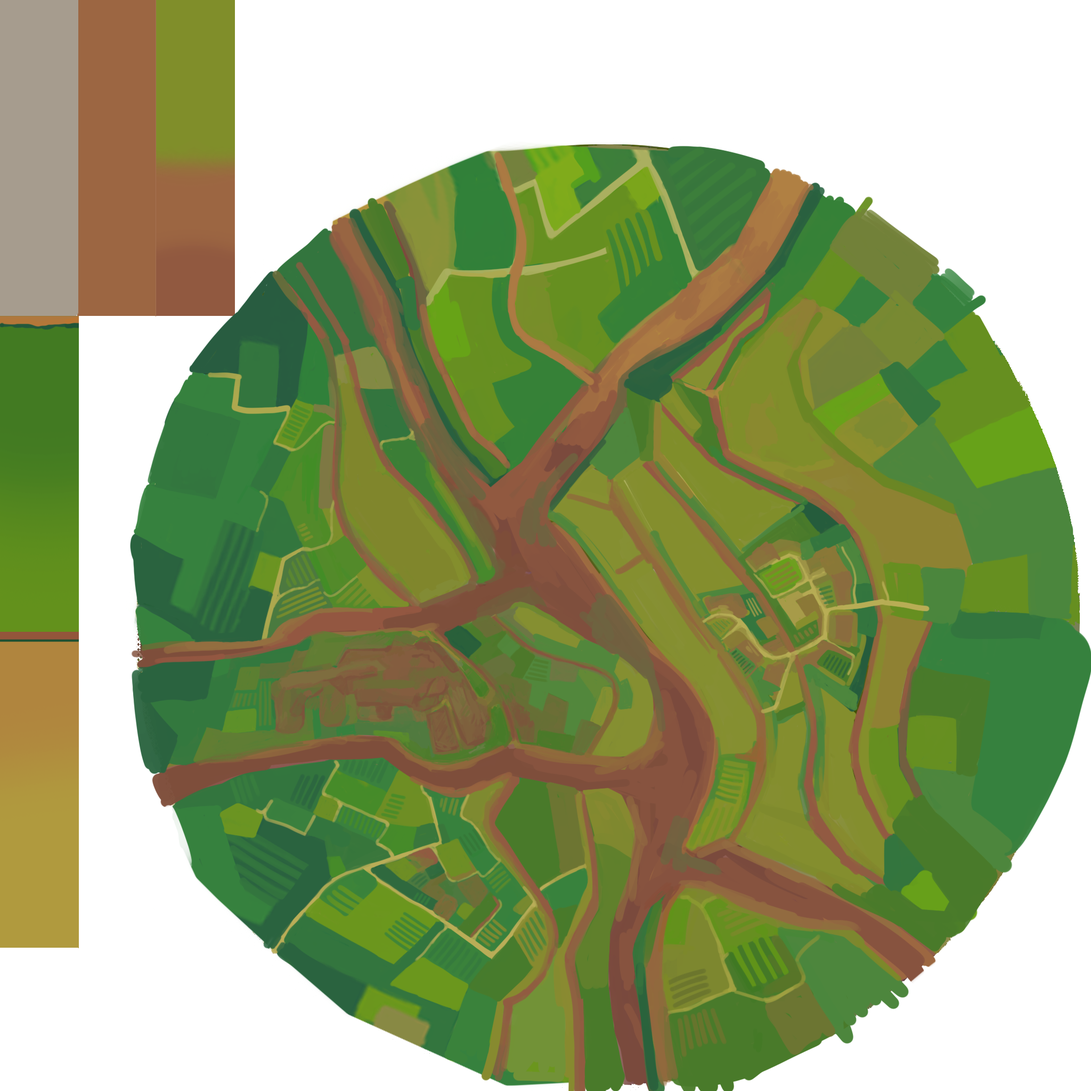
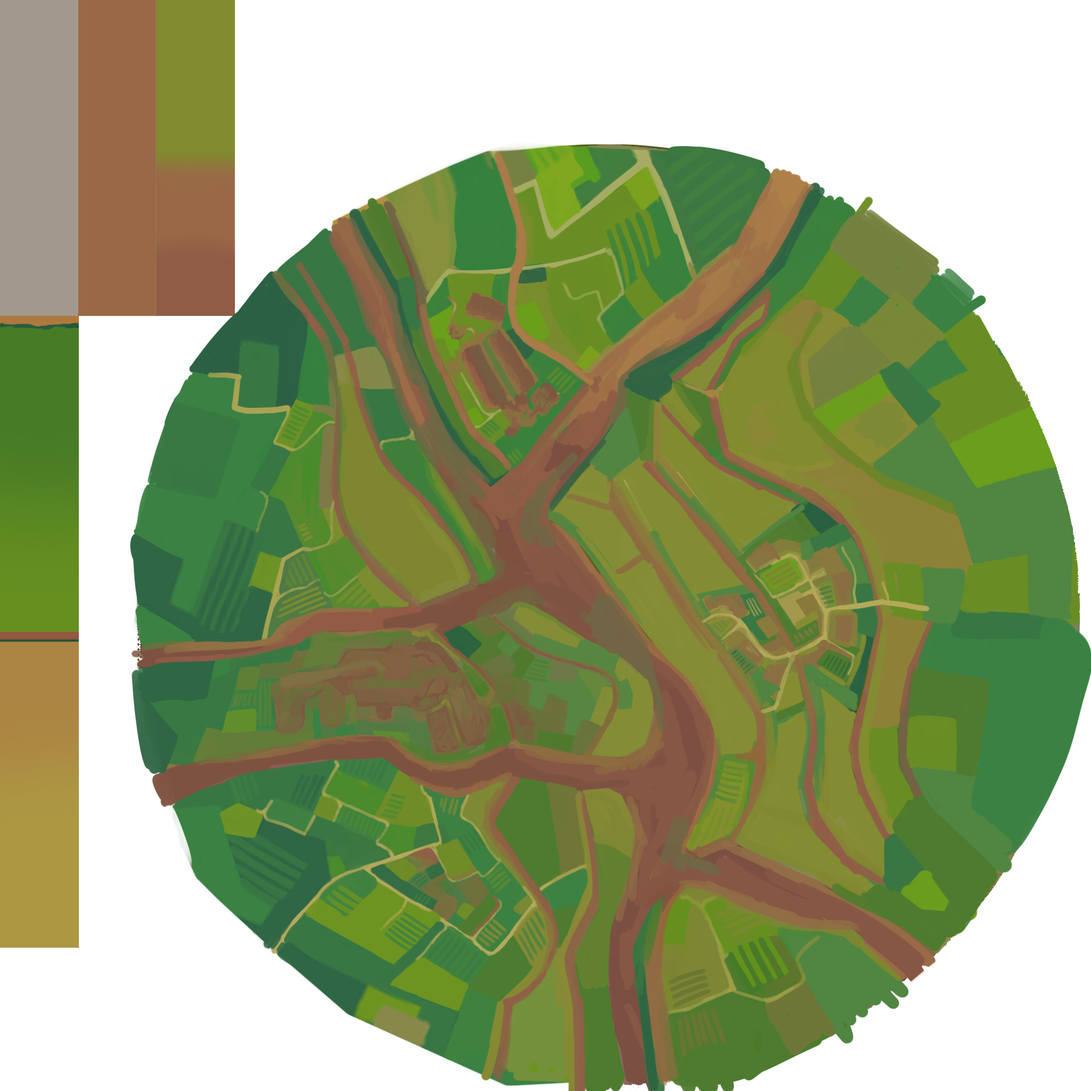
Before/after of a w=1091, h=1091 layered artwork. What changed in the layer stack:
painted on "Calque 12" over (379, 156, 728, 962)
